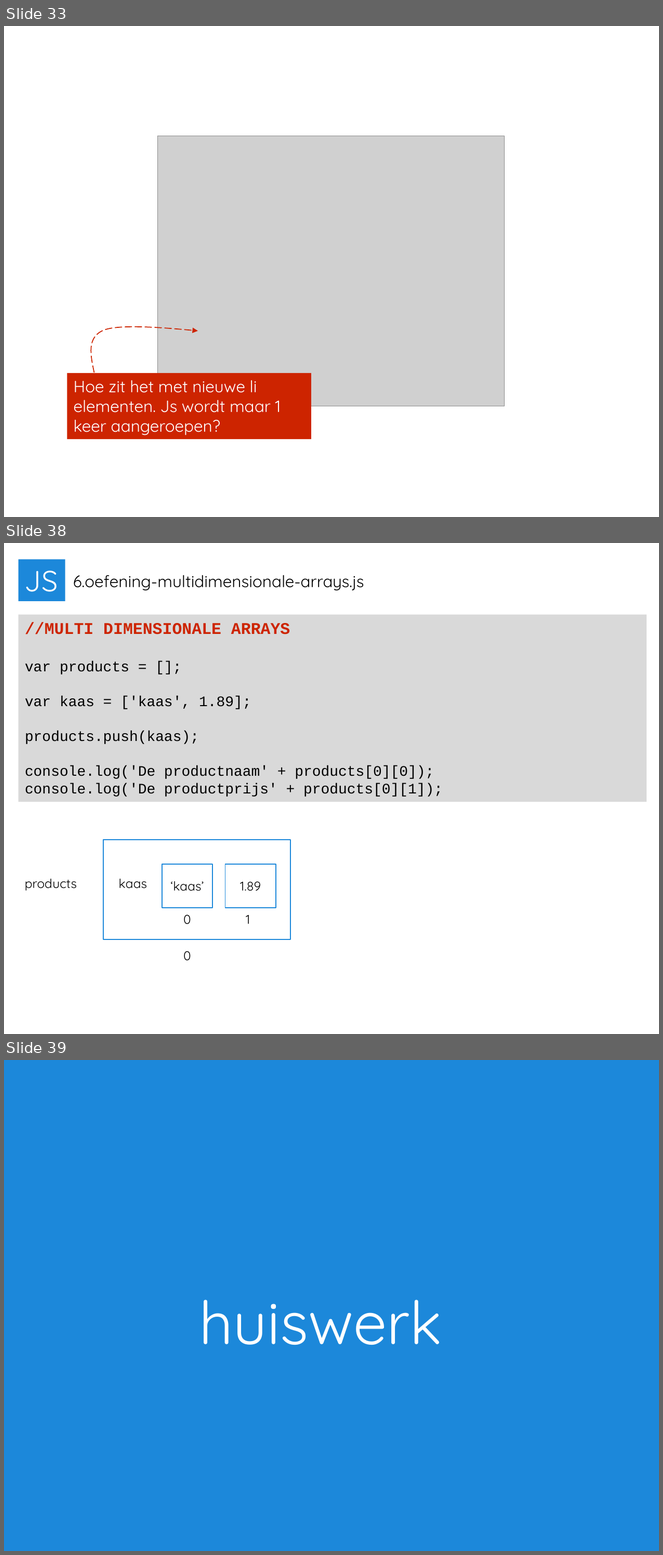
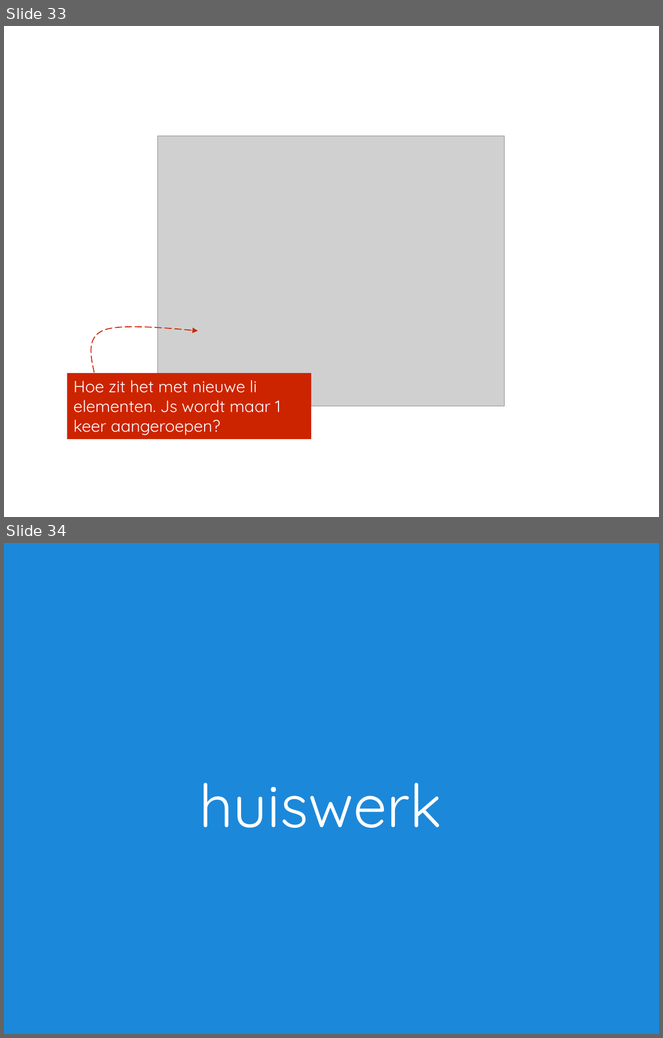
Before and after one commit to Boydbueno/imp01-2014, a slide deck: week6/2014-6-eventhandling-js-boyd.pptx. Shown one above the other, each under a label of ours: slides 33, 38 and 39 before the commit, slides 33 and 34 after it; the slides between them are not shown. The pictures are 663x1555 and 663x1038 pixels, drawn with LibreOffice and Linux fonts; fonts in the diff are those of the drawing; grey boxes stand for pictures. Boxes give left, top, right and bottom in pixels: in the first picture for what was removed or moved away, otherwise in the second. Text is boxed around its words. In the diff, an @@ line names an element or a change of style, - is before the commit and + after.

```diff
--- a/week6/2014-6-eventhandling-js-boyd.pptx
+++ b/week6/2014-6-eventhandling-js-boyd.pptx
@@ slide 38 removed at [4, 543, 659, 1034], background #FFFFFF @@
@@ rectangle removed at [19, 560, 65, 601] @@
-JS
@@ text removed at [73, 575, 364, 591] @@
-6.oefening-multidimensionale-arrays.js
@@ rectangle removed at [19, 614, 647, 802] @@
-//MULTI DIMENSIONALE ARRAYS
-var products = [];
-var kaas = ['kaas', 1.89];
-products.push(kaas);
-console.log('De productnaam' + products[0][0]);
-console.log('De productprijs' + products[0][1]);
@@ rectangle removed at [103, 840, 291, 940] @@
@@ rectangle removed at [162, 864, 213, 908] @@
-‘kaas’
@@ rectangle removed at [226, 864, 276, 908] @@
-1.89
@@ text removed at [25, 879, 77, 891] @@
-products
@@ text removed at [119, 879, 147, 889] @@
-kaas
@@ text removed at [183, 915, 191, 925] @@
-0
@@ text removed at [246, 915, 250, 924] @@
-1
@@ text removed at [183, 951, 191, 961] @@
-0
@@ what was slide 39 is now slide 34 @@
```
Also in this commit, not shown: 4 other slides removed.
